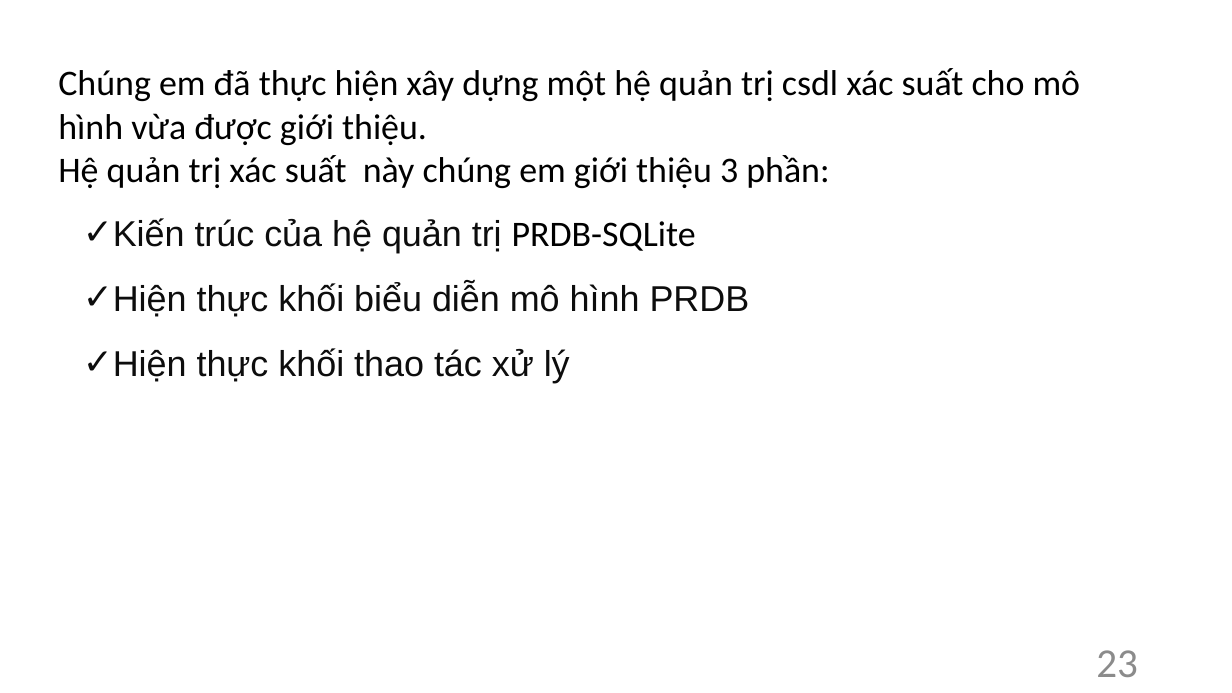
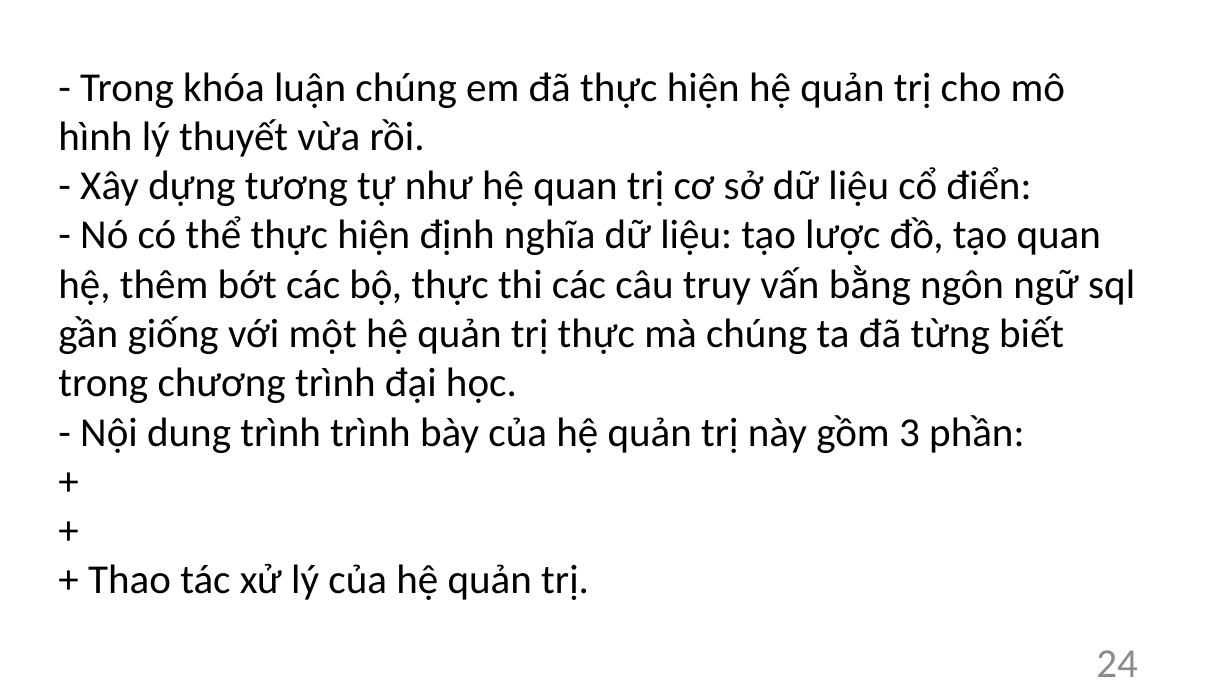
Before and after one commit to Nguyen-Dinh-Sang/PRDB_SQLine, a slide deck: slide 24 of Document/KLTN_Script.pptx (slide 23 before the commit). Drawn at 1232x693 pixels with LibreOffice and Linux fonts; fonts in the diff are those of the drawing. Boxes give left, top, right and bottom in pixels: in the first picture for what was removed or moved away, otherwise in the second. Text is boxed around its words. In the diff, an @@ line names an element or a change of style, - is before the commit and + after.

```diff
--- a/Document/KLTN_Script.pptx
+++ b/Document/KLTN_Script.pptx
@@ text at (58, 72, 1135, 600): text changed; size 28 to 32 pt @@
-Chúng em đã thực hiện xây dựng một hệ quản trị csdl xác suất cho mô hình vừa được giới thiệu.
-Hệ quản trị xác suất này chúng em giới thiệu 3 phần:
-  ✓ Kiến trúc của hệ quản trị PRDB-SQLite
-  ✓ Hiện thực khối biểu diễn mô hình PRDB
-  ✓ Hiện thực khối thao tác xử lý
+- Trong khóa luận chúng em đã thực hiện hệ quản trị cho mô hình lý thuyết vừa rồi.
+- Xây dựng tương tự như hệ quan trị cơ sở dữ liệu cổ điển:
+- Nó có thể thực hiện định nghĩa dữ liệu: tạo lược đồ, tạo quan hệ, thêm bớt các bộ, thực thi các câu truy vấn bằng ngôn ngữ sql gần giống với một hệ quản trị thực mà chúng ta đã từng biết trong chương trình đại học.
+- Nội dung trình trình bày của hệ quản trị này gồm 3 phần:
++
++
++ Thao tác xử lý của hệ quản trị.
@@ page number at (1096, 650, 1138, 677): text changed @@
-23
+24
```
Also in this commit, not shown: 1 other slide changed, 15 slides added, 10 slides removed, 2 other files.
